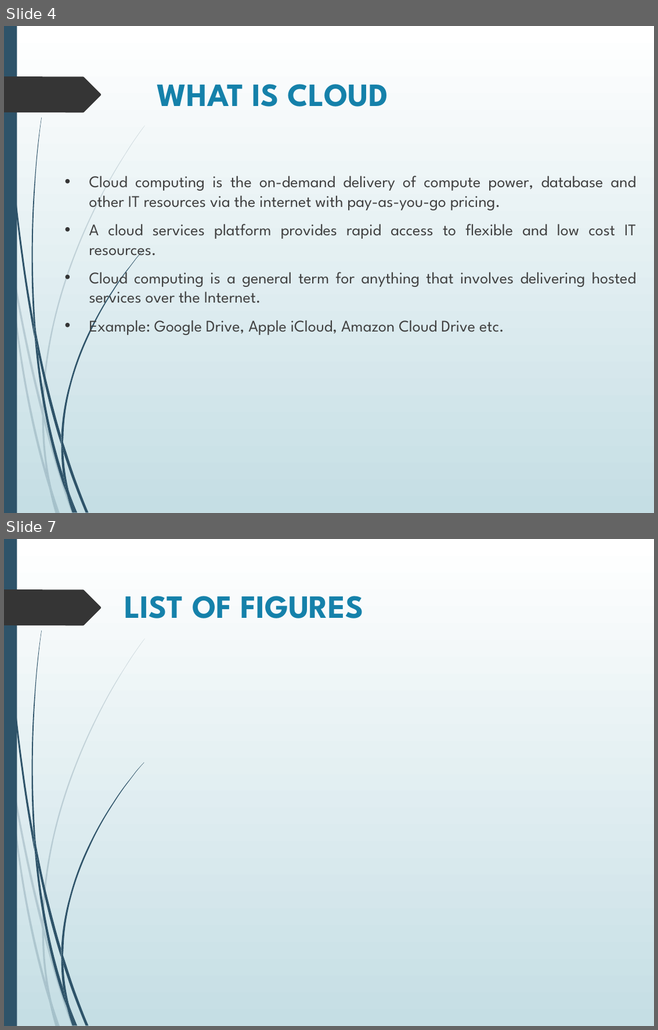
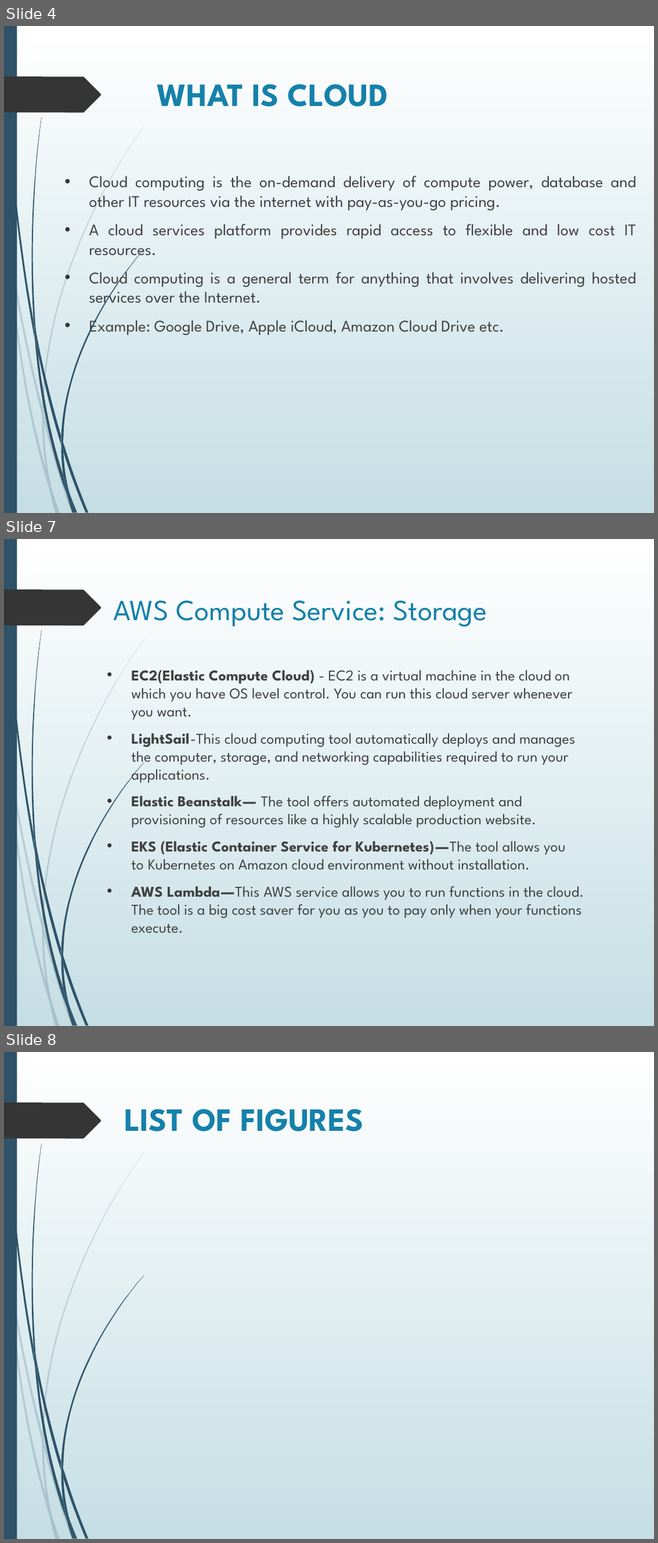
Before and after one commit to aayushi20221/Cloud-Based-Buss-Pass-System, a slide deck: ppt.pptx. Shown one above the other, each under a label of ours: slides 4 and 7 before the commit, slides 4, 7 and 8 after it; the slides between them are not shown. The pictures are 658x1030 and 658x1543 pixels, drawn with LibreOffice and Linux fonts; fonts in the diff are those of the drawing. Boxes give left, top, right and bottom in pixels: in the first picture for what was removed or moved away, otherwise in the second. Text is boxed around its words. In the diff, an @@ line names an element or a change of style, - is before the commit and + after.

```diff
--- a/ppt.pptx
+++ b/ppt.pptx
@@ slide 7 added at bbox=[4, 539, 654, 1026], background gradient #FFFFFF to #C5DEE5; not listed: 24 template elements that a slide beside it also shows @@
@@ title added at bbox=[114, 600, 487, 627], 32.4 pt, text #1581AA @@
+AWS Compute Service: Storage
@@ text added at bbox=[131, 670, 583, 933], 16.6 pt, text #404040 @@
+• EC2(Elastic Compute Cloud) - EC2 is a virtual machine in the cloud on which you have OS level control. You can run this cloud server whenever you want.
+• LightSail -This cloud computing tool automatically deploys and manages the computer, storage, and networking capabilities required to run your applications.
+• Elastic Beanstalk — The tool offers automated deployment and provisioning of resources like a highly scalable production website.
+• EKS (Elastic Container Service for Kubernetes) — The tool allows you to Kubernetes on Amazon cloud environment without installation.
+• AWS Lambda — This AWS service allows you to run functions in the cloud. The tool is a big cost saver for you as you to pay only when your functions execute.
@@ what was slide 7 is now slide 8 @@
```
Also in this commit, not shown: 2 slides changed, 1 other slide added, 1 slide removed.
